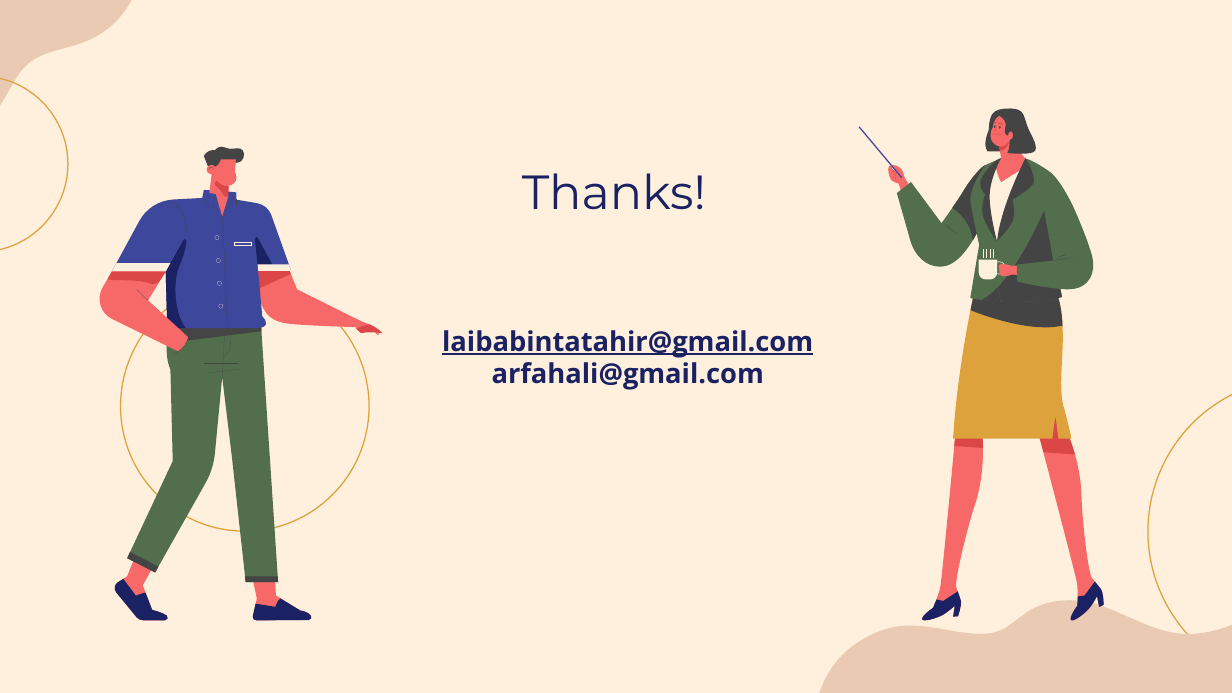
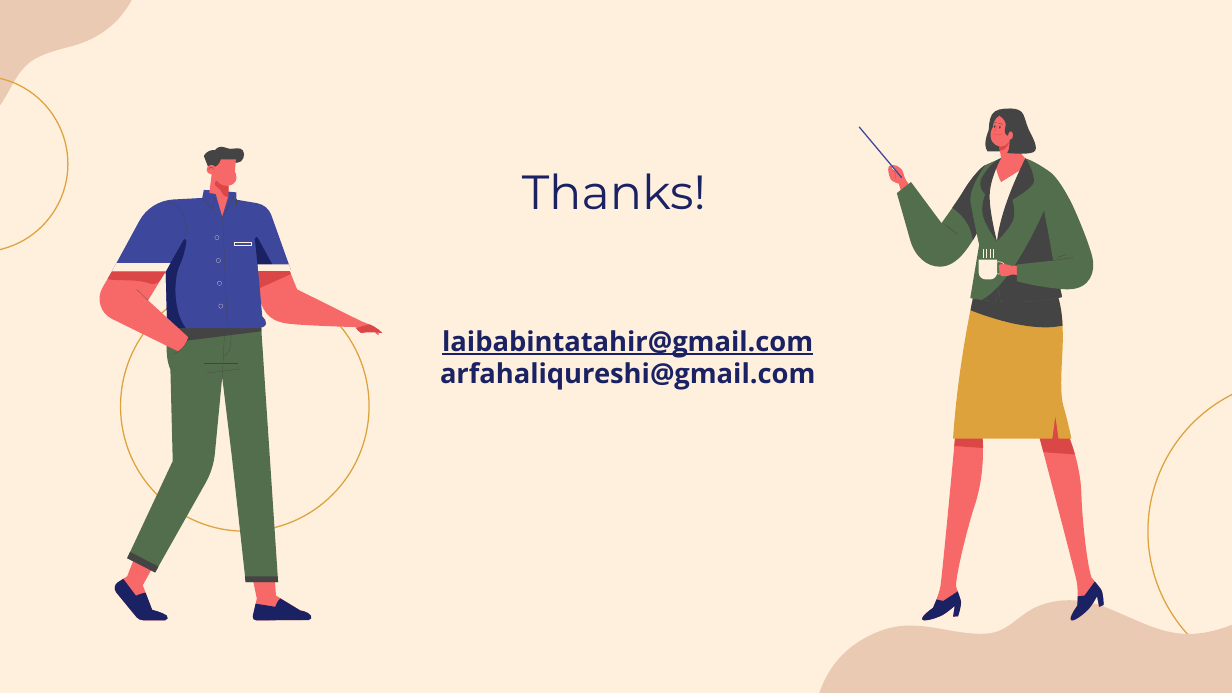
Before and after one commit to laibabintatahir/SRS-HMS, a slide deck: slide 36 of SRS_Presentation.pptx (slide 34 before the commit). Drawn at 1232x693 pixels with LibreOffice and Linux fonts; fonts in the diff are those of the drawing. Boxes give left, top, right and bottom in pixels: in the first picture for what was removed or moved away, otherwise in the second. Text is boxed around its words. In the diff, an @@ line names an element or a change of style, - is before the commit and + after.

```diff
--- a/SRS_Presentation.pptx
+++ b/SRS_Presentation.pptx
@@ subtitle at (x1=440, y1=362, x2=815, y2=390): text changed @@
-arfahali@gmail.com
+arfahaliqureshi@gmail.com
```
Also in this commit, not shown: 4 other slides changed, 2 slides added.
